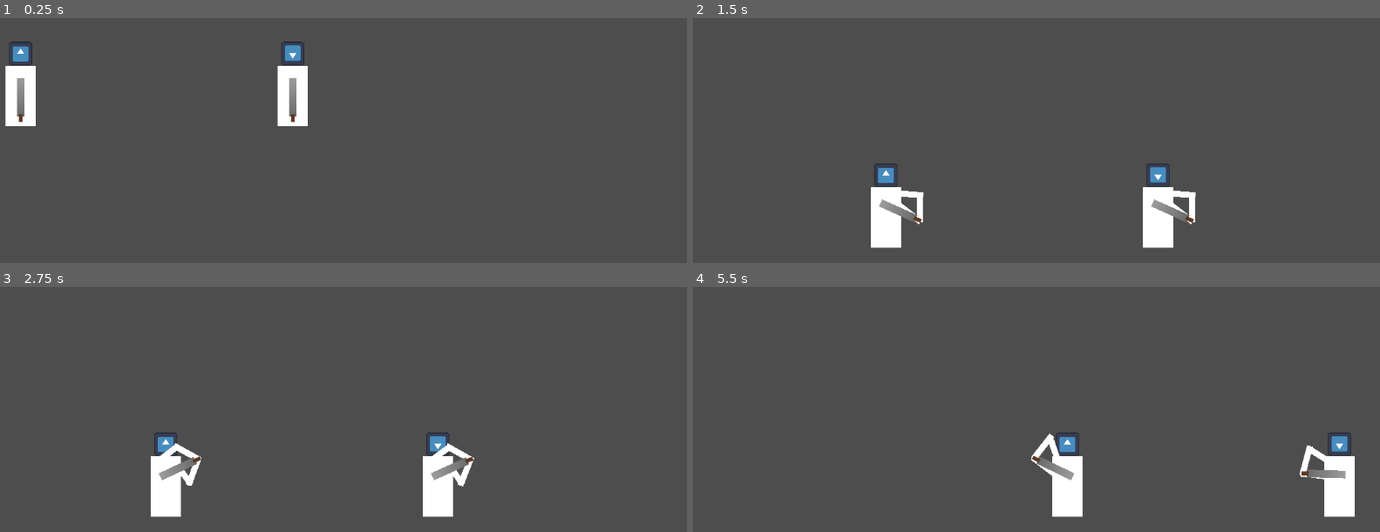
Above: before the commit, frames 1-4 (two rows, left to right).
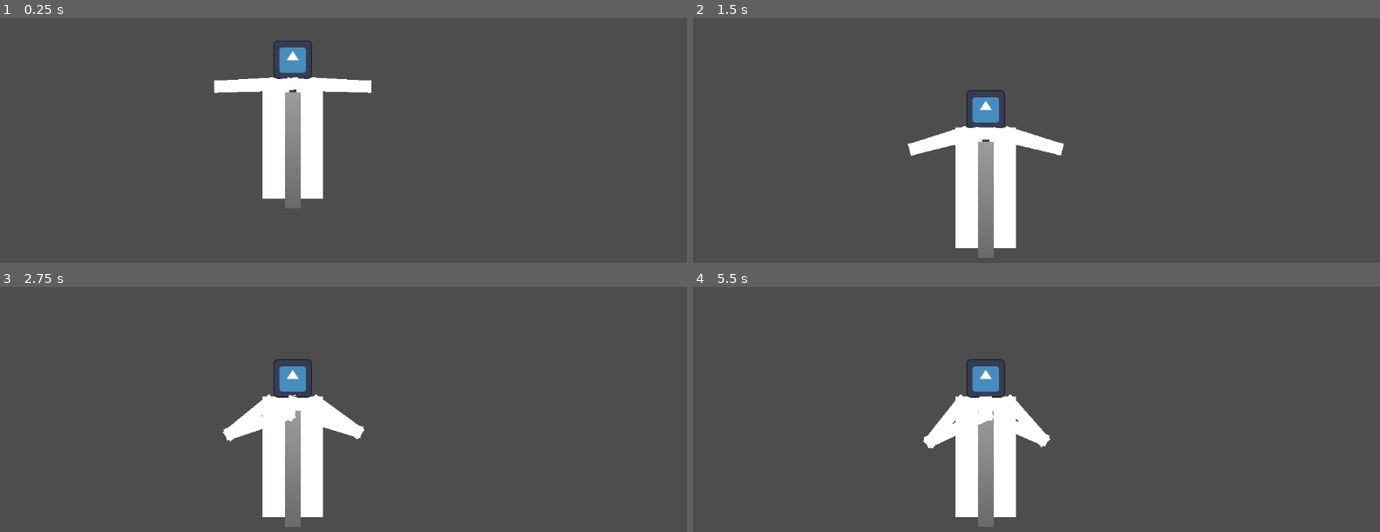
Above: after the commit, the same moments.

Repository: Tchetchouille/Dyspraxia-and-the-Dragon
Game: Godot game, scene res://Actual Project/Scenes/main.tscn
Two runs of this game, one before a commit and one after it. Both use one fixed random seed, a clock stepped at 60 frames per second and the inputs below. The engine's default icon, where the game draws it, is replaced by a stand-in: a white triangle on a blue panel in a dark square.
Inputs:
- Up to frame 1 (0.25 s): no input
- Up to frame 2 (1.5 s): hold Right (ui_right) from 0.53 s (still down)
- Up to frame 3 (2.75 s): release Right (ui_right) at 2.03 s; hold Left (ui_left) from 2.03 s (still down)
- Up to frame 4 (5.5 s): release Left (ui_left) at 2.78 s; hold Right (ui_right) 2.78-4.28 s; hold Left (ui_left) 4.28-5.03 s; hold Right (ui_right) from 5.03 s (still down)

The runs differ from the first frame. In frame 1, 6.6% of the frame differs, in the area x 0-55%, y 9-78%; in frame 2, 8.9%; in frame 3, 9.2%, in the area x 21-70%, y 29-98%; in frame 4, 8.9%.

Commit message:
Fixed basic sword controls (Celestia)
Changed sword controls. Now working as intended. Still needs major tweaks to feel good (and bad in the case of Dyspraxia).

Diff:
--- a/dyspraxia-and-the-dragon/EXP (Experimental Stuff)/EXP Scenes/exp_celestia_character.tscn
+++ b/dyspraxia-and-the-dragon/EXP (Experimental Stuff)/EXP Scenes/exp_celestia_character.tscn
@@ -1,178 +1,216 @@
-[gd_scene load_steps=14 format=3 uid="uid://dcwmrxei8382d"]
+[gd_scene load_steps=15 format=3 uid="uid://ce61kpweab77u"]
 
 [ext_resource type="Script" path="res://EXP (Experimental Stuff)/EXP Scripts/exp_c_body.gd" id="1_55sdg"]
 [ext_resource type="Texture2D" uid="uid://b6wfbl2ghjdut" path="res://Assets/icon.svg" id="2_52n2e"]
 [ext_resource type="Script" path="res://EXP (Experimental Stuff)/EXP Scripts/exp_c_sword.gd" id="3_r13uh"]
+[ext_resource type="Script" path="res://EXP (Experimental Stuff)/EXP Scripts/exp_c_blade.gd" id="4_6s2yu"]
 
 [sub_resource type="RectangleShape2D" id="RectangleShape2D_w2c5g"]
-size = Vector2(50, 100)
+size = Vector2(99, 197)
 
 [sub_resource type="CanvasTexture" id="CanvasTexture_dkdim"]
 
 [sub_resource type="RectangleShape2D" id="RectangleShape2D_e1rcr"]
 
 [sub_resource type="CanvasTexture" id="CanvasTexture_y370a"]
+
+[sub_resource type="CircleShape2D" id="CircleShape2D_gctc5"]
+radius = 7.07107
+
+[sub_resource type="Gradient" id="Gradient_7aa1e"]
+colors = PackedColorArray(0.371367, 0.226585, 0.140964, 1, 0.372549, 0.227451, 0.141176, 1)
+
+[sub_resource type="GradientTexture2D" id="GradientTexture2D_uwwrr"]
+gradient = SubResource("Gradient_7aa1e")
 
 [sub_resource type="Gradient" id="Gradient_h5d87"]
 colors = PackedColorArray(0.61339, 0.61339, 0.61339, 1, 0.419813, 0.419813, 0.419813, 1)
 
-[sub_resource type="GradientTexture2D" id="GradientTexture2D_qygp6"]
+[sub_resource type="GradientTexture2D" id="GradientTexture2D_8edob"]
 gradient = SubResource("Gradient_h5d87")
 
-[sub_resource type="Gradient" id="Gradient_7aa1e"]
-colors = PackedColorArray(0.371367, 0.226585, 0.140964, 1, 0.372549, 0.227451, 0.141176, 1)
-
-[sub_resource type="GradientTexture2D" id="GradientTexture2D_eur0k"]
-gradient = SubResource("Gradient_7aa1e")
-
-[sub_resource type="RectangleShape2D" id="RectangleShape2D_mfnpv"]
-size = Vector2(12, 64)
-
-[sub_resource type="CircleShape2D" id="CircleShape2D_pml3s"]
-radius = 6.0
-
-[node name="ExpCelestiaCharacter" type="Node2D"]
+[sub_resource type="RectangleShape2D" id="RectangleShape2D_bdqk2"]
+size = Vector2(190, 26)
+
+[node name="CELESTIA" type="Node2D"]
 
 [node name="Body" type="CharacterBody2D" parent="."]
-position = Vector2(0, 20)
+position = Vector2(0, 90)
 script = ExtResource("1_55sdg")
 
 [node name="CollisionShape2D" type="CollisionShape2D" parent="Body"]
+position = Vector2(0.5, 0.5)
 shape = SubResource("RectangleShape2D_w2c5g")
 
 [node name="Model" type="Node2D" parent="Body"]
 
 [node name="Body" type="Sprite2D" parent="Body/Model"]
-scale = Vector2(50, 100)
+scale = Vector2(100, 200)
 texture = SubResource("CanvasTexture_dkdim")
 
 [node name="Head" type="Sprite2D" parent="Body/Model"]
-position = Vector2(0, -70)
-scale = Vector2(0.3, 0.3)
+position = Vector2(0, -130)
+scale = Vector2(0.5, 0.5)
 texture = ExtResource("2_52n2e")
-flip_v = true
-
-[node name="RightArm" type="Node2D" parent="Body/Model"]
-
-[node name="LeftArm" type="Node2D" parent="Body"]
-position = Vector2(-15, -20)
-
-[node name="UpperLeftArm" type="RigidBody2D" parent="Body/LeftArm"]
-collision_layer = 0
-collision_mask = 0
-
-[node name="CollisionShape2D" type="CollisionShape2D" parent="Body/LeftArm/UpperLeftArm"]
-scale = Vector2(0.5, 2.5)
-shape = SubResource("RectangleShape2D_e1rcr")
-
-[node name="Sprite2D" type="Sprite2D" parent="Body/LeftArm/UpperLeftArm"]
-scale = Vector2(10, 50)
-texture = SubResource("CanvasTexture_y370a")
-
-[node name="PinJoint2D" type="PinJoint2D" parent="Body/LeftArm/UpperLeftArm"]
-position = Vector2(0, -20)
+
+[node name="RightArm" type="Node2D" parent="Body"]
+position = Vector2(40, -90)
+
+[node name="UpperRightArm" type="RigidBody2D" parent="Body/RightArm"]
+position = Vector2(40, 0)
+rotation = -1.5708
+collision_layer = 0
+collision_mask = 0
+
+[node name="CollisionShape2D" type="CollisionShape2D" parent="Body/RightArm/UpperRightArm"]
+scale = Vector2(1, 5)
+shape = SubResource("RectangleShape2D_e1rcr")
+
+[node name="Sprite2D" type="Sprite2D" parent="Body/RightArm/UpperRightArm"]
+scale = Vector2(20, 100)
+texture = SubResource("CanvasTexture_y370a")
+
+[node name="PinJoint2D" type="PinJoint2D" parent="Body/RightArm/UpperRightArm"]
+position = Vector2(0, -40)
 node_a = NodePath("..")
 node_b = NodePath("../../..")
 
-[node name="LowerLeftArm" type="RigidBody2D" parent="Body/LeftArm"]
-position = Vector2(7, 40)
-rotation = -0.349066
-collision_layer = 0
-collision_mask = 0
-
-[node name="CollisionShape2D" type="CollisionShape2D" parent="Body/LeftArm/LowerLeftArm"]
-scale = Vector2(0.5, 2.5)
-shape = SubResource("RectangleShape2D_e1rcr")
-
-[node name="Sprite2D" type="Sprite2D" parent="Body/LeftArm/LowerLeftArm"]
-scale = Vector2(10, 50)
-texture = SubResource("CanvasTexture_y370a")
-
-[node name="PinJoint2D" type="PinJoint2D" parent="Body/LeftArm/LowerLeftArm"]
-position = Vector2(0, -20)
-node_a = NodePath("..")
-node_b = NodePath("../../UpperLeftArm")
-
-[node name="RightArm" type="Node2D" parent="Body"]
-position = Vector2(15, -20)
-
-[node name="UpperRightArm" type="RigidBody2D" parent="Body/RightArm"]
-collision_layer = 0
-collision_mask = 0
-
-[node name="CollisionShape2D" type="CollisionShape2D" parent="Body/RightArm/UpperRightArm"]
-scale = Vector2(0.5, 2.5)
-shape = SubResource("RectangleShape2D_e1rcr")
-
-[node name="Sprite2D" type="Sprite2D" parent="Body/RightArm/UpperRightArm"]
-scale = Vector2(10, 50)
-texture = SubResource("CanvasTexture_y370a")
-
-[node name="PinJoint2D" type="PinJoint2D" parent="Body/RightArm/UpperRightArm"]
-position = Vector2(0, -20)
+[node name="RightHand" type="RigidBody2D" parent="Body/RightArm"]
+position = Vector2(-30, 0)
+rotation = 1.5708
+collision_layer = 0
+collision_mask = 0
+
+[node name="CollisionShape2D" type="CollisionShape2D" parent="Body/RightArm/RightHand"]
+scale = Vector2(1, 2)
+shape = SubResource("RectangleShape2D_e1rcr")
+
+[node name="Sprite2D" type="Sprite2D" parent="Body/RightArm/RightHand"]
+scale = Vector2(20, 40)
+texture = SubResource("CanvasTexture_y370a")
+
+[node name="PinJoint2D" type="PinJoint2D" parent="Body/RightArm/RightHand"]
+position = Vector2(0, -10)
+node_a = NodePath("..")
+node_b = NodePath("../../LowerRightArm")
+
+[node name="LowerRightArm" type="RigidBody2D" parent="Body/RightArm"]
+position = Vector2(30, 0)
+rotation = 1.5708
+collision_layer = 0
+collision_mask = 0
+
+[node name="CollisionShape2D" type="CollisionShape2D" parent="Body/RightArm/LowerRightArm"]
+scale = Vector2(1, 6)
+shape = SubResource("RectangleShape2D_e1rcr")
+
+[node name="Sprite2D" type="Sprite2D" parent="Body/RightArm/LowerRightArm"]
+scale = Vector2(20, 120)
+texture = SubResource("CanvasTexture_y370a")
+
+[node name="PinJoint2D" type="PinJoint2D" parent="Body/RightArm/LowerRightArm"]
+position = Vector2(0, -50)
+node_a = NodePath("..")
+node_b = NodePath("../../UpperRightArm")
+
+[node name="LeftArm1" type="Node2D" parent="Body"]
+position = Vector2(-40, -90)
+rotation = 3.14159
+
+[node name="UpperLeftArm" type="RigidBody2D" parent="Body/LeftArm1"]
+position = Vector2(40, 0)
+rotation = -1.5708
+collision_layer = 0
+collision_mask = 0
+
+[node name="CollisionShape2D" type="CollisionShape2D" parent="Body/LeftArm1/UpperLeftArm"]
+scale = Vector2(1, 5)
+shape = SubResource("RectangleShape2D_e1rcr")
+
+[node name="Sprite2D" type="Sprite2D" parent="Body/LeftArm1/UpperLeftArm"]
+scale = Vector2(20, 100)
+texture = SubResource("CanvasTexture_y370a")
+
+[node name="PinJoint2D" type="PinJoint2D" parent="Body/LeftArm1/UpperLeftArm"]
+position = Vector2(0, -40)
 node_a = NodePath("..")
 node_b = NodePath("../../..")
 
-[node name="LowerRightArm" type="RigidBody2D" parent="Body/RightArm"]
-position = Vector2(-7, 40)
-rotation = 0.349066
-collision_layer = 0
-collision_mask = 0
-
-[node name="CollisionShape2D" type="CollisionShape2D" parent="Body/RightArm/LowerRightArm"]
-scale = Vector2(0.5, 2.5)
-shape = SubResource("RectangleShape2D_e1rcr")
-
-[node name="Sprite2D" type="Sprite2D" parent="Body/RightArm/LowerRightArm"]
-scale = Vector2(10, 50)
-texture = SubResource("CanvasTexture_y370a")
-
-[node name="PinJoint2D" type="PinJoint2D" parent="Body/RightArm/LowerRightArm"]
-position = Vector2(0, -20)
-node_a = NodePath("..")
-node_b = NodePath("../../UpperRightArm")
-
 [node name="Sword" type="Node2D" parent="Body"]
-position = Vector2(0, -20)
-
-[node name="Blade and Handle" type="RigidBody2D" parent="Body/Sword"]
-position = Vector2(0, 20)
-collision_layer = 0
-collision_mask = 0
-
-[node name="Sprite2D" type="Sprite2D" parent="Body/Sword/Blade and Handle"]
-position = Vector2(0, 2)
+position = Vector2(0, -90)
+
+[node name="Handle" type="CharacterBody2D" parent="Body/Sword"]
+collision_layer = 0
+collision_mask = 0
+script = ExtResource("3_r13uh")
+
+[node name="LeftPin" type="PinJoint2D" parent="Body/Sword/Handle"]
+node_a = NodePath("..")
+node_b = NodePath("../../../LeftArm2/LeftHand")
+
+[node name="RightPin" type="PinJoint2D" parent="Body/Sword/Handle"]
+node_a = NodePath("..")
+node_b = NodePath("../../../RightArm/RightHand")
+
+[node name="CollisionShape2D" type="CollisionShape2D" parent="Body/Sword/Handle"]
+shape = SubResource("CircleShape2D_gctc5")
+
+[node name="Blade" type="CharacterBody2D" parent="Body/Sword"]
 rotation = 1.5708
-scale = Vector2(1, 0.2)
-texture = SubResource("GradientTexture2D_qygp6")
-
-[node name="Sprite2D2" type="Sprite2D" parent="Body/Sword/Blade and Handle"]
-position = Vector2(0, 37)
-scale = Vector2(0.1, 0.2)
-texture = SubResource("GradientTexture2D_eur0k")
-
-[node name="LeftPin" type="PinJoint2D" parent="Body/Sword/Blade and Handle"]
-position = Vector2(0, 40)
-node_a = NodePath("..")
-node_b = NodePath("../../../LeftArm/LowerLeftArm")
-
-[node name="RightPin" type="PinJoint2D" parent="Body/Sword/Blade and Handle"]
-position = Vector2(0, 40)
-node_a = NodePath("..")
-node_b = NodePath("../../../RightArm/LowerRightArm")
-
-[node name="CollisionShape2D" type="CollisionShape2D" parent="Body/Sword/Blade and Handle"]
-position = Vector2(0, 2)
-shape = SubResource("RectangleShape2D_mfnpv")
-
-[node name="Sword Tip" type="CharacterBody2D" parent="Body/Sword"]
-collision_layer = 0
-collision_mask = 0
-script = ExtResource("3_r13uh")
-
-[node name="CollisionShape2D" type="CollisionShape2D" parent="Body/Sword/Sword Tip"]
-shape = SubResource("CircleShape2D_pml3s")
-
-[node name="PinJoint2D" type="PinJoint2D" parent="Body/Sword/Sword Tip"]
-node_a = NodePath("..")
-node_b = NodePath("../../Blade and Handle")
+collision_layer = 4
+collision_mask = 4
+script = ExtResource("4_6s2yu")
+
+[node name="Sprite2D2" type="Sprite2D" parent="Body/Sword/Blade"]
+position = Vector2(15, 0)
+scale = Vector2(0.8, 0.2)
+texture = SubResource("GradientTexture2D_uwwrr")
+
+[node name="Sprite2D" type="Sprite2D" parent="Body/Sword/Blade"]
+position = Vector2(110, 0)
+scale = Vector2(3, 0.4)
+texture = SubResource("GradientTexture2D_8edob")
+
+[node name="CollisionShape2D" type="CollisionShape2D" parent="Body/Sword/Blade"]
+position = Vector2(111, 0)
+shape = SubResource("RectangleShape2D_bdqk2")
+
+[node name="LeftArm2" type="Node2D" parent="Body"]
+
+[node name="LeftHand" type="RigidBody2D" parent="Body/LeftArm2"]
+position = Vector2(-10, -90)
+rotation = -1.5708
+collision_layer = 0
+collision_mask = 0
+
+[node name="CollisionShape2D" type="CollisionShape2D" parent="Body/LeftArm2/LeftHand"]
+scale = Vector2(1, 2)
+shape = SubResource("RectangleShape2D_e1rcr")
+
+[node name="Sprite2D" type="Sprite2D" parent="Body/LeftArm2/LeftHand"]
+scale = Vector2(20, 40)
+texture = SubResource("CanvasTexture_y370a")
+
+[node name="PinJoint2D" type="PinJoint2D" parent="Body/LeftArm2/LeftHand"]
+position = Vector2(0, -10)
+node_a = NodePath("..")
+node_b = NodePath("../../LowerLeftArm")
+
+[node name="LowerLeftArm" type="RigidBody2D" parent="Body/LeftArm2"]
+position = Vector2(-70, -90)
+rotation = -1.5708
+collision_layer = 0
+collision_mask = 0
+
+[node name="CollisionShape2D" type="CollisionShape2D" parent="Body/LeftArm2/LowerLeftArm"]
+scale = Vector2(1, 6)
+shape = SubResource("RectangleShape2D_e1rcr")
+
+[node name="Sprite2D" type="Sprite2D" parent="Body/LeftArm2/LowerLeftArm"]
+scale = Vector2(20, 120)
+texture = SubResource("CanvasTexture_y370a")
+
+[node name="PinJoint2D" type="PinJoint2D" parent="Body/LeftArm2/LowerLeftArm"]
+position = Vector2(0, -50)
+node_a = NodePath("..")
+node_b = NodePath("../../../LeftArm1/UpperLeftArm")
--- a/dyspraxia-and-the-dragon/EXP (Experimental Stuff)/EXP Scenes/exp_dyspraxia_character.tscn
+++ b/dyspraxia-and-the-dragon/EXP (Experimental Stuff)/EXP Scenes/exp_dyspraxia_character.tscn
@@ -31,7 +31,7 @@
 [sub_resource type="CircleShape2D" id="CircleShape2D_pml3s"]
 radius = 6.0
 
-[node name="ExpDyspraxiaCharacter" type="Node2D"]
+[node name="DYSPRAXIA" type="Node2D"]
 
 [node name="Body" type="CharacterBody2D" parent="."]
 position = Vector2(0, 20)
--- a/dyspraxia-and-the-dragon/EXP (Experimental Stuff)/EXP Scenes/experimental_main.tscn
+++ b/dyspraxia-and-the-dragon/EXP (Experimental Stuff)/EXP Scenes/experimental_main.tscn
@@ -1,7 +1,6 @@
-[gd_scene load_steps=4 format=3 uid="uid://ba2rqmnvxem0s"]
+[gd_scene load_steps=3 format=3 uid="uid://ba2rqmnvxem0s"]
 
-[ext_resource type="PackedScene" uid="uid://dcwmrxei8382d" path="res://EXP (Experimental Stuff)/EXP Scenes/exp_celestia_character.tscn" id="1_ctpsc"]
-[ext_resource type="PackedScene" uid="uid://bcim6q78vnor3" path="res://EXP (Experimental Stuff)/EXP Scenes/exp_dyspraxia_character.tscn" id="1_ecqu5"]
+[ext_resource type="PackedScene" uid="uid://ce61kpweab77u" path="res://EXP (Experimental Stuff)/EXP Scenes/exp_celestia_character.tscn" id="1_ctpsc"]
 
 [sub_resource type="WorldBoundaryShape2D" id="WorldBoundaryShape2D_bavmj"]
 
@@ -16,6 +15,3 @@
 
 [node name="ExpCelestiaCharacter" parent="." instance=ExtResource("1_ctpsc")]
 position = Vector2(500, 200)
-
-[node name="ExpDyspraxiaCharacter" parent="." instance=ExtResource("1_ecqu5")]
-position = Vector2(50, 200)
--- /dev/null
+++ b/dyspraxia-and-the-dragon/EXP (Experimental Stuff)/EXP Scripts/exp_c_blade.gd
@@ -0,0 +1,15 @@
+extends CharacterBody2D
+
+
+# Called when the node enters the scene tree for the first time.
+func _ready() -> void:
+	pass # Replace with function body.
+
+
+# Called every frame. 'delta' is the elapsed time since the previous frame.
+func _physics_process(delta: float) -> void:
+	var left_stick_input = Input.get_vector("hand_left", "hand_right", "hand_up", "hand_down") * 160
+	var right_stick_input = Input.get_vector("sword_left", "sword_right", "sword_up", "sword_down")
+	position = left_stick_input
+	look_at(global_position + right_stick_input)
+	print(right_stick_input)
--- a/dyspraxia-and-the-dragon/EXP (Experimental Stuff)/EXP Scripts/exp_c_body.gd
+++ b/dyspraxia-and-the-dragon/EXP (Experimental Stuff)/EXP Scripts/exp_c_body.gd
@@ -2,7 +2,7 @@
 
 
 const SPEED = 300.0
-const JUMP_VELOCITY = -400.0
+const JUMP_VELOCITY = -600.0
 
 
 func _physics_process(delta: float) -> void:
@@ -16,10 +16,9 @@
 
 	# Get the input direction and handle the movement/deceleration.
 	# As good practice, you should replace UI actions with custom gameplay actions.
-	var direction := Input.get_axis("ui_left", "ui_right")
+	var direction := Input.get_axis("move_left", "move_right")
 	if direction:
 		velocity.x = direction * SPEED
 	else:
 		velocity.x = move_toward(velocity.x, 0, SPEED)
-
 	move_and_slide()
--- a/dyspraxia-and-the-dragon/EXP (Experimental Stuff)/EXP Scripts/exp_c_sword.gd
+++ b/dyspraxia-and-the-dragon/EXP (Experimental Stuff)/EXP Scripts/exp_c_sword.gd
@@ -8,5 +8,4 @@
 
 # Called every frame. 'delta' is the elapsed time since the previous frame.
 func _physics_process(delta: float) -> void:
-	position = Input.get_vector("sword_left", "sword_right", "sword_up", "sword_down") * 100
-	move_and_slide()
+	position = Input.get_vector("hand_left", "hand_right", "hand_up", "hand_down") * 160
--- a/dyspraxia-and-the-dragon/project.godot
+++ b/dyspraxia-and-the-dragon/project.godot
@@ -39,15 +39,48 @@
 }
 jump={
 "deadzone": 0.5,
+"events": [Object(InputEventJoypadButton,"resource_local_to_scene":false,"resource_name":"","device":-1,"button_index":0,"pressure":0.0,"pressed":true,"script":null)
+, Object(InputEventJoypadMotion,"resource_local_to_scene":false,"resource_name":"","device":-1,"axis":4,"axis_value":1.0,"script":null)
+, Object(InputEventJoypadMotion,"resource_local_to_scene":false,"resource_name":"","device":-1,"axis":5,"axis_value":1.0,"script":null)
+, Object(InputEventJoypadButton,"resource_local_to_scene":false,"resource_name":"","device":-1,"button_index":7,"pressure":0.0,"pressed":true,"script":null)
+]
+}
+hand_left={
+"deadzone": 0.5,
+"events": [Object(InputEventJoypadMotion,"resource_local_to_scene":false,"resource_name":"","device":-1,"axis":0,"axis_value":-1.0,"script":null)
+]
+}
+hand_right={
+"deadzone": 0.5,
+"events": [Object(InputEventJoypadMotion,"resource_local_to_scene":false,"resource_name":"","device":-1,"axis":0,"axis_value":1.0,"script":null)
+]
+}
+hand_up={
+"deadzone": 0.5,
+"events": [Object(InputEventJoypadMotion,"resource_local_to_scene":false,"resource_name":"","device":-1,"axis":1,"axis_value":-1.0,"script":null)
+]
+}
+hand_down={
+"deadzone": 0.5,
+"events": [Object(InputEventJoypadMotion,"resource_local_to_scene":false,"resource_name":"","device":-1,"axis":1,"axis_value":1.0,"script":null)
+]
+}
+move_left={
+"deadzone": 0.5,
+"events": [Object(InputEventJoypadButton,"resource_local_to_scene":false,"resource_name":"","device":-1,"button_index":9,"pressure":0.0,"pressed":true,"script":null)
+]
+}
+move_right={
+"deadzone": 0.5,
 "events": [Object(InputEventJoypadButton,"resource_local_to_scene":false,"resource_name":"","device":-1,"button_index":10,"pressure":0.0,"pressed":true,"script":null)
-, Object(InputEventJoypadButton,"resource_local_to_scene":false,"resource_name":"","device":-1,"button_index":0,"pressure":0.0,"pressed":true,"script":null)
-, Object(InputEventJoypadButton,"resource_local_to_scene":false,"resource_name":"","device":-1,"button_index":9,"pressure":0.0,"pressed":true,"script":null)
 ]
 }
 
 [layer_names]
 
+2d_physics/layer_1="Body"
 2d_physics/layer_2="Arms"
+2d_physics/layer_3="Sword"
 
 [rendering]
 
Not shown: 1 places in dyspraxia-and-the-dragon/EXP (Experimental Stuff)/EXP Scenes/exp_dyspraxia_character.tscn that only renumber resources
